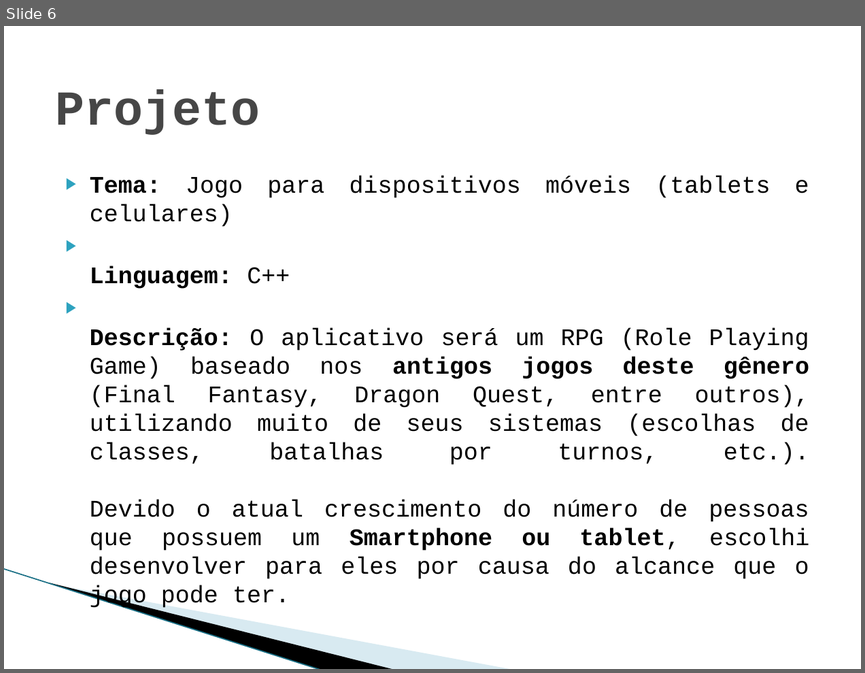
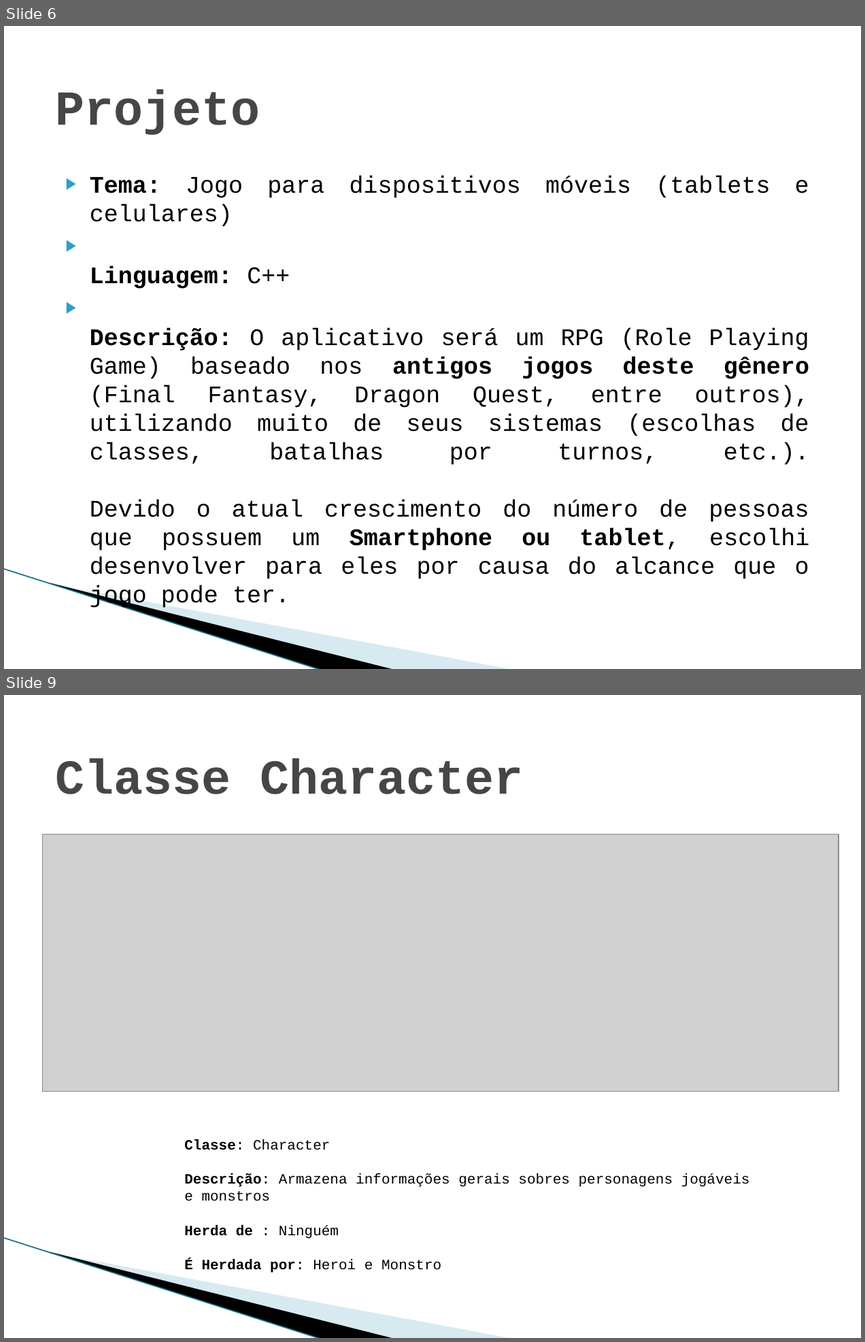
Before and after one commit to Sairaf/RPG, a slide deck: Trabalho final Prog2.pptx. Shown one above the other, each under a label of ours: slide 6 before the commit, slides 6 and 9 after it; the slides between them are not shown. The pictures are 865x673 and 865x1342 pixels, drawn with LibreOffice and Linux fonts; fonts in the diff are those of the drawing; grey boxes stand for pictures; background and template pictures are left out. Boxes give left, top, right and bottom in pixels: in the first picture for what was removed or moved away, otherwise in the second. Text is boxed around its words. In the diff, an @@ line names an element or a change of style, - is before the commit and + after.

```diff
--- a/Trabalho final Prog2.pptx
+++ b/Trabalho final Prog2.pptx
@@ slide 9 added at <box>4,695,861,1338</box>, background picture (left out); not listed: 3 template elements that a slide beside it also shows @@
@@ title added at <box>55,759,524,794</box>, 41 pt, text #464646, bold @@
+Classe Character
@@ picture added at <box>43,834,838,1091</box> @@
@@ text added at <box>184,1139,750,1270</box>, 12 pt, text #000000 @@
+Classe: Character
+Descrição: Armazena informações gerais sobres personagens jogáveis e monstros
+Herda de : Ninguém
+É Herdada por: Heroi e Monstro
```
Also in this commit, not shown: 2 slides changed, 2 other slides added, 5 other files.
